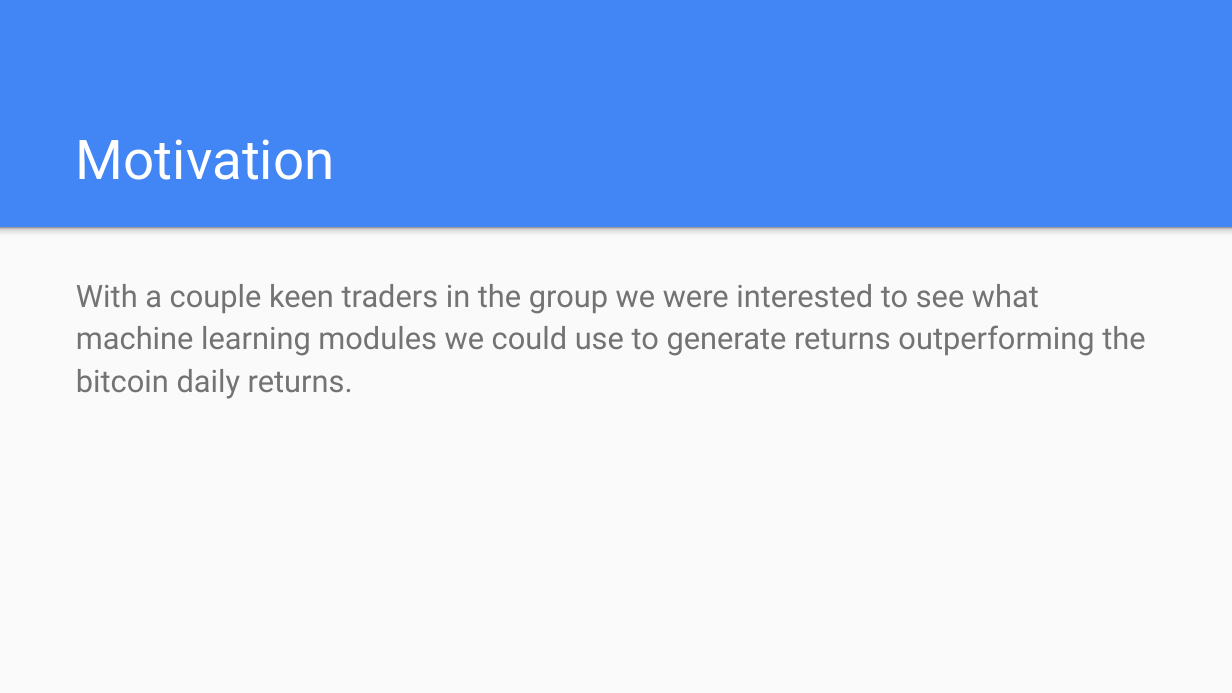
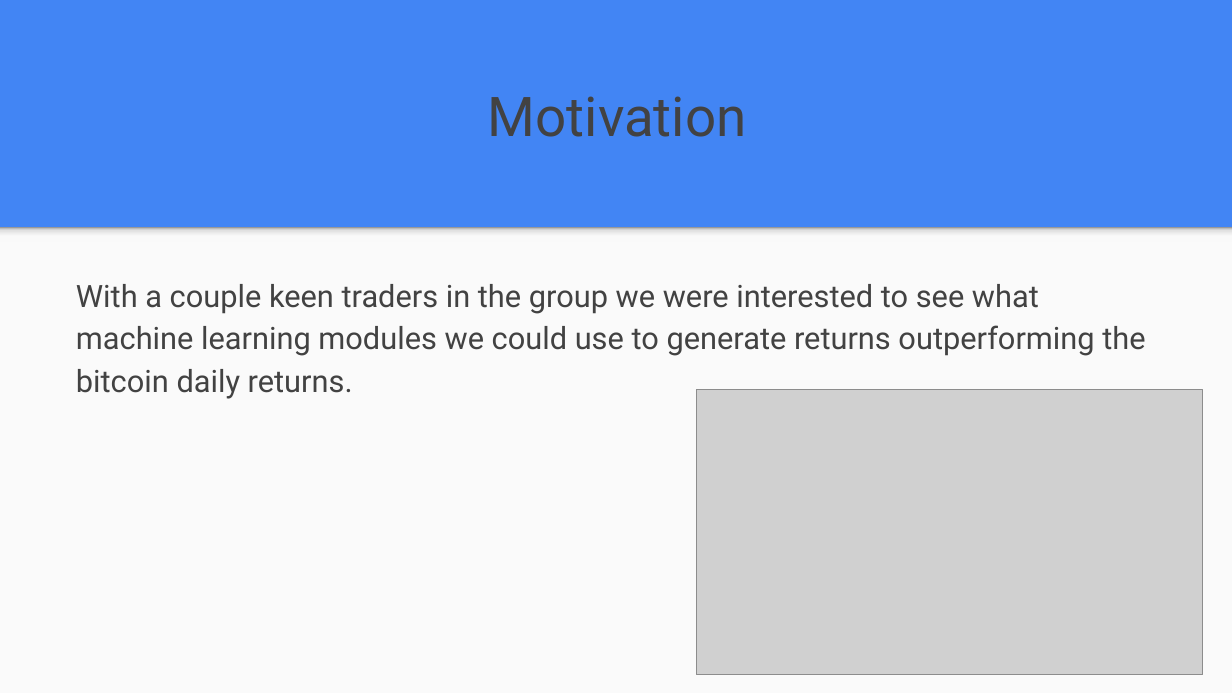
Before and after one commit to dukewoods/Project2_Trading_Algorithm, a slide deck: slide 2 of Resources/Project2.pptx. Drawn at 1232x693 pixels with LibreOffice and Linux fonts; fonts in the diff are those of the drawing; grey boxes stand for pictures. Boxes give left, top, right and bottom in pixels: in the first picture for what was removed or moved away, otherwise in the second. Text is boxed around its words. In the diff, an @@ line names an element or a change of style, - is before the commit and + after.

```diff
--- a/Resources/Project2.pptx
+++ b/Resources/Project2.pptx
@@ title "Motivation": place and size @@
-title "Motivation" at bbox=[76, 139, 335, 180]
+title "Motivation" at bbox=[488, 96, 747, 137]
@@ title "Motivation" at bbox=[488, 96, 747, 137]: text colour #FFFFFF to #424242; alignment left to centre @@
@@ text "With a couple keen traders ..." at bbox=[76, 284, 1145, 399]: text colour #737373 to #424242 @@
@@ picture added at bbox=[696, 389, 1202, 675] @@
```
Also in this commit, not shown: 5 other slides changed, 1 slide removed.
